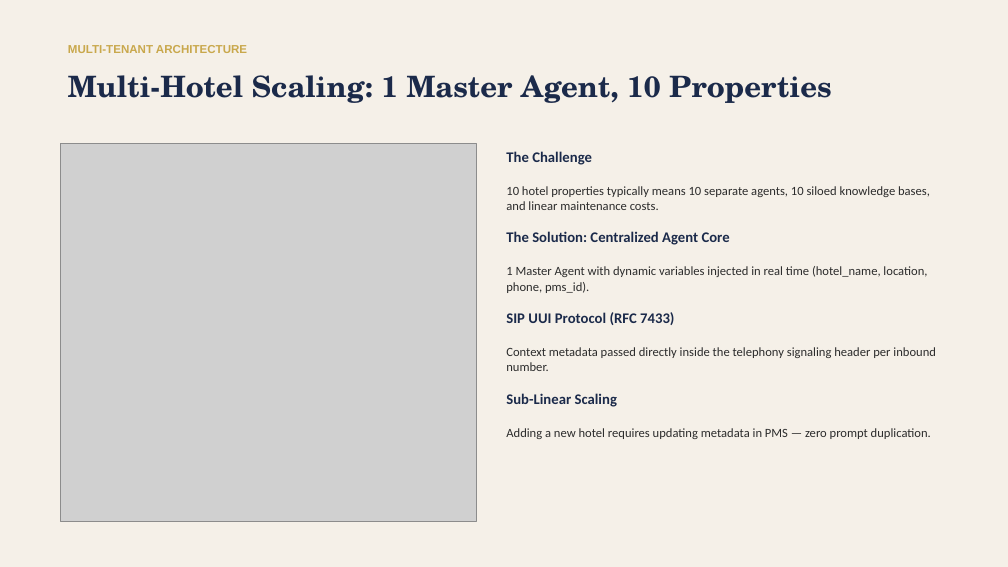
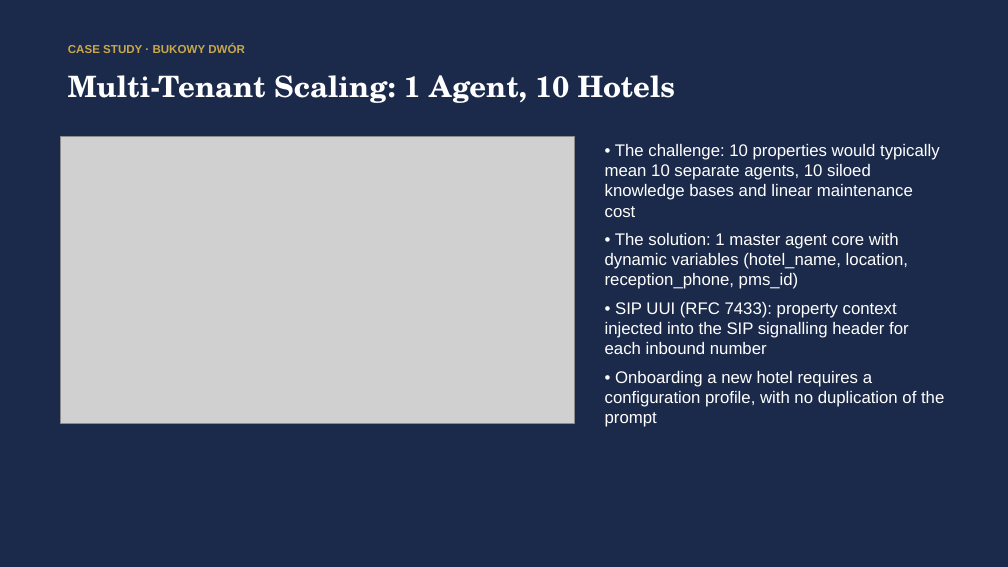
Before and after one commit to kpulka/Elevenlabs_SpaHotel_PoC, a slide deck: slide 11 of presentation/Bukowy_Dwor_Case_Study.pptx. Drawn at 1008x567 pixels with LibreOffice and Linux fonts; fonts in the diff are those of the drawing; grey boxes stand for pictures. Boxes give left, top, right and bottom in pixels: in the first picture for what was removed or moved away, otherwise in the second. Text is boxed around its words. In the diff, an @@ line names an element or a change of style, - is before the commit and + after.

```diff
--- a/presentation/Bukowy_Dwor_Case_Study.pptx
+++ b/presentation/Bukowy_Dwor_Case_Study.pptx
@@ rectangle at [0,0,1008,567]: fill #F5F0E8 to #1B2A4A @@
@@ text at [68,44,245,53]: text changed @@
-MULTI-TENANT ARCHITECTURE
+CASE STUDY · BUKOWY DWÓR
@@ text at [68,75,676,103]: text changed; text colour #1B2A4A to #FFFFFF @@
-Multi-Hotel Scaling: 1 Master Agent, 10 Properties
+Multi-Tenant Scaling: 1 Agent, 10 Hotels
@@ picture: place and size @@
-picture at [60,144,476,522]
+picture at [60,136,575,423]
@@ text at [605,144,944,427]: text changed; size 12 to 16 pt; font Calibri to Arial; text colour #2C2C2C to #FFFFFF @@
-The Challenge
-10 hotel properties typically means 10 separate agents, 10 siloed knowledge bases, and linear maintenance costs.
-The Solution: Centralized Agent Core
-1 Master Agent with dynamic variables injected in real time (hotel_name, location, phone, pms_id).
-SIP UUI Protocol (RFC 7433)
-Context metadata passed directly inside the telephony signaling header per inbound number.
-Sub-Linear Scaling
-Adding a new hotel requires updating metadata in PMS — zero prompt duplication.
+• The challenge: 10 properties would typically mean 10 separate agents, 10 siloed knowledge bases and linear maintenance cost
+• The solution: 1 master agent core with dynamic variables (hotel_name, location, reception_phone, pms_id)
+• SIP UUI (RFC 7433): property context injected into the SIP signalling header for each inbound number
+• Onboarding a new hotel requires a configuration profile, with no duplication of the prompt
```
Also in this commit, not shown: 7 other slides changed, 6 slides added, 6 slides removed, 11 other files.
